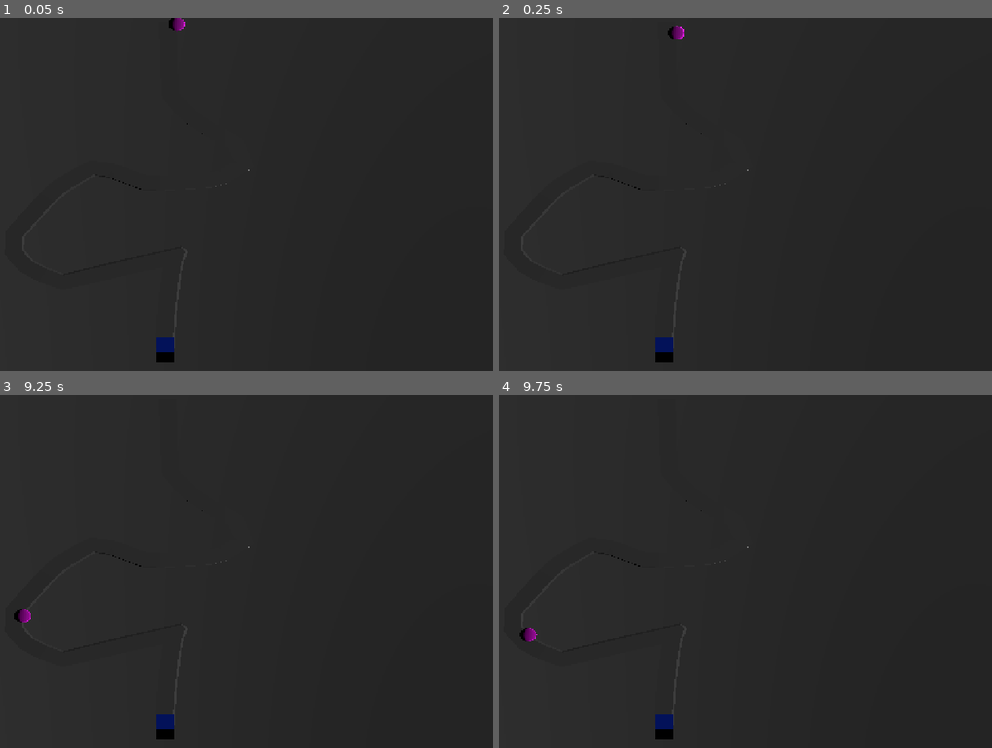
Above: before the commit, frames 1-4 (two rows, left to right).
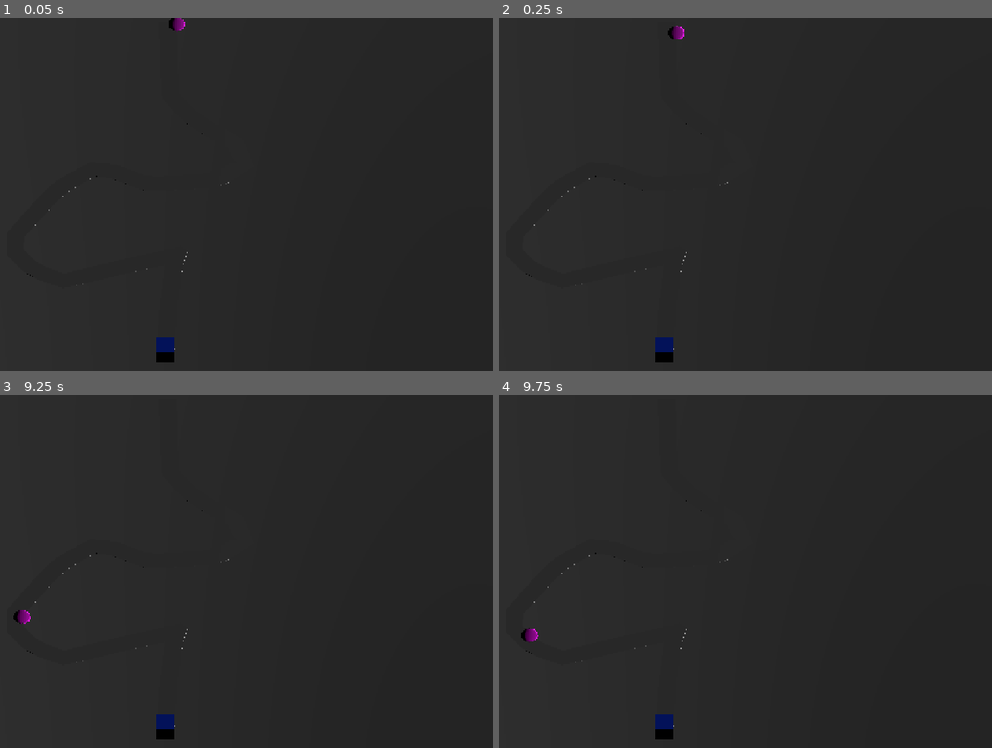
Above: after the commit, the same moments.

Repository: FrancoJVenezia/TD
Game: Godot game, scene res://scenes/levels/level_01.tscn
The game is run twice, just before and just after one commit, with the same random seed, the same clock (stepped at 60 frames per second) and the same inputs.
Inputs:
- Up to frame 1 (0.05 s): no input
- Up to frame 2 (0.25 s): no input
- Up to frame 3 (9.25 s): no input
- Up to frame 4 (9.75 s): no input

The runs differ from the first frame. In frame 1, less than 0.1% of the frame differs, in the area x 5-51%, y 42-94%; in frame 2, less than 0.1%; in frame 3, less than 0.1%; in frame 4, less than 0.1%, in the area x 4-51%, y 42-94%.

Commit message:
Ahora se aplica el armor
pequeño fix para que health tenga en cuenta el armor y un par de boludeces mas

Diff:
--- a/scenes/levels/level_01.tscn
+++ b/scenes/levels/level_01.tscn
@@ -15,7 +15,7 @@
 
 [sub_resource type="Curve3D" id="Curve3D_1ey3t"]
 _data = {
-"points": PackedVector3Array(0, 0, 0, 0, 0, 0, -0.129, 0, -1 …(170 unchanged characters)… 378, 0, -0.511, 0, 0, 0, 0, 0, 0, -1.8034663, 0.53073883, -0.17600441, 0, 0, 0, 0, 0, 0, -4.523, 0, -1.428, 0 …(319 unchanged characters)…
+"points": PackedVector3Array(0, 0, 0, 0, 0, 0, -0.129, 0, -1 …(170 unchanged characters)… 378, 0, -0.511, 0, 0, 0, 0, 0, 0, -1.803, 0, -0.176, 0, 0, 0, 0, 0, 0, -4.523, 0, -1.428, 0 …(319 unchanged characters)…
 "tilts": PackedFloat32Array(0, 0, 0, 0, 0, 0, 0, 0, 0, 0, 0, 0, 0, 0, 0, 0, 0)
 }
 point_count = 17
--- a/scripts/core/health.gd
+++ b/scripts/core/health.gd
@@ -5,6 +5,7 @@
 signal died()
 
 @export var max_health: float = 100.0
+@export var armor: float = 0.0
 var current: float
 
 func _ready() -> void:
@@ -13,7 +14,7 @@
 func take_damage(info: DamageInfo) -> void:
 	if current <= 0.0:
 		return
-	var amount = max(1.0, info.amount)
+	var amount = max(1.0, info.amount - armor)
 	current = max(0.0, current - amount)
 	damaged.emit(amount, current)
 
--- a/scripts/enemy.gd
+++ b/scripts/enemy.gd
@@ -7,7 +7,8 @@
 func setup(enemy_data: EnemyData) -> void:
 	data = enemy_data
 	speed = data.move_speed
-	health.max_health = data.max_health
+	health.armor = data.armor
+	health.set_max_health(data.max_health, false)
 	health.died.connect(_on_died)
 	var m := data.model_scene.instantiate()
 	$Model.add_child(m)
